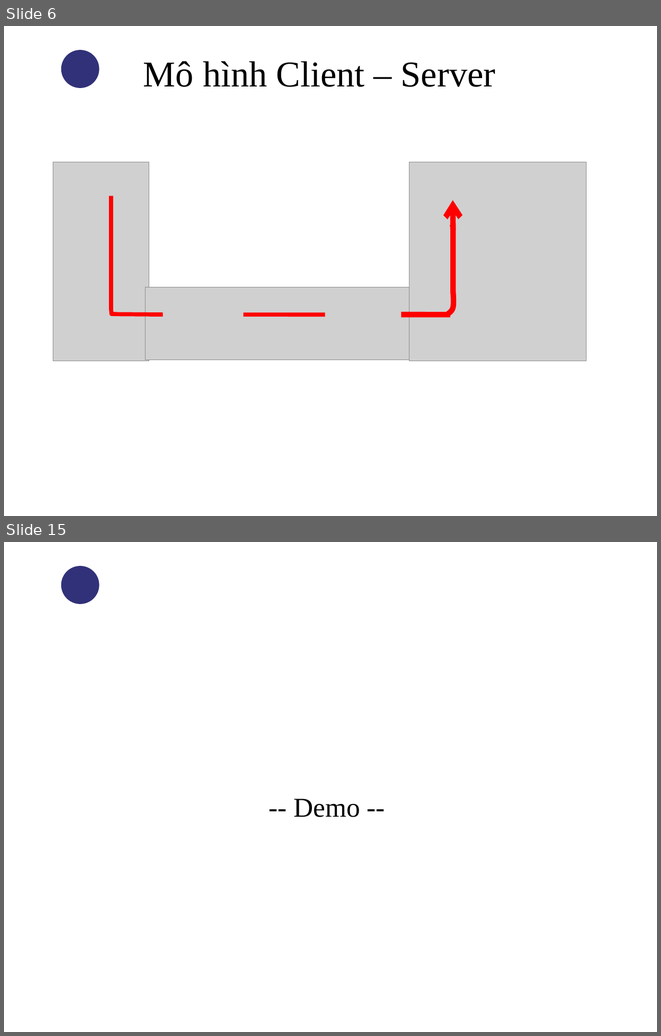
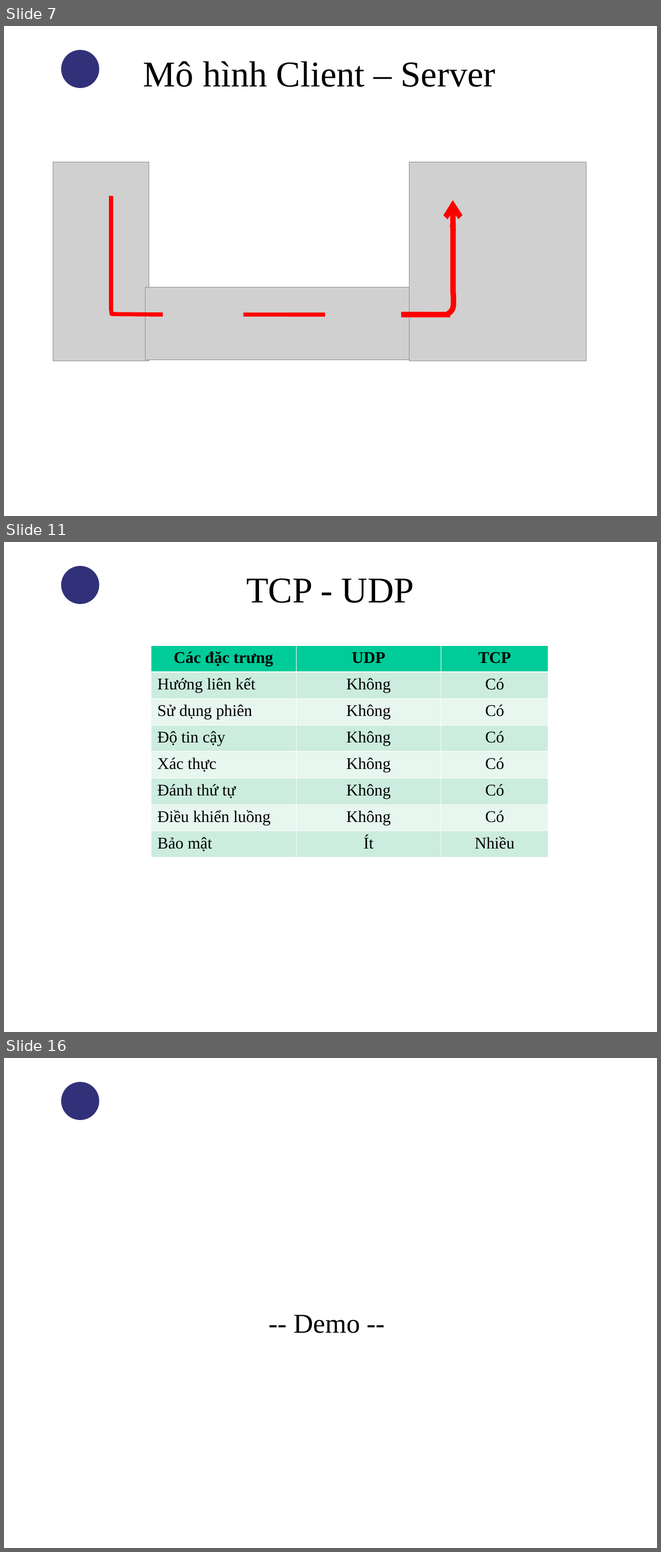
Before and after one commit to thandang/thesis-final, a slide deck: Reports/Slide bao cao.ppt. Shown one above the other, each under a label of ours: slides 6 and 15 before the commit, slides 7, 11 and 16 after it; the slides between them are not shown. The pictures are 661x1036 and 661x1552 pixels, drawn with LibreOffice and Linux fonts; fonts in the diff are those of the drawing; grey boxes stand for pictures; background and template pictures are left out. Boxes give left, top, right and bottom in pixels: in the first picture for what was removed or moved away, otherwise in the second. Text is boxed around its words. In the diff, an @@ line names an element or a change of style, - is before the commit and + after.

```diff
--- a/Reports/Slide bao cao.ppt
+++ b/Reports/Slide bao cao.ppt
@@ slide 11 added at <box>4,542,657,1032</box>, background picture (left out); not listed: 1 template element that a slide beside it also shows @@
@@ title added at <box>246,578,414,603</box>, 40 pt, text #000000 @@
+TCP - UDP
@@ table added at <box>151,645,548,857</box>, 8 rows, 3 columns @@
+Các đặc trưng | UDP | TCP
+Hướng liên kết | Không | Có
+Sử dụng phiên | Không | Có
+Độ tin cậy | Không | Có
+Xác thực | Không | Có
+Đánh thứ tự | Không | Có
+Điều khiển luồng | Không | Có
+Bảo mật | Ít | Nhiều
@@ what was slide 6 is now slide 7 @@
@@ what was slide 15 is now slide 16 @@
```
Also in this commit, not shown: 7 slides changed, 4 other slides added, 4 slides removed.
